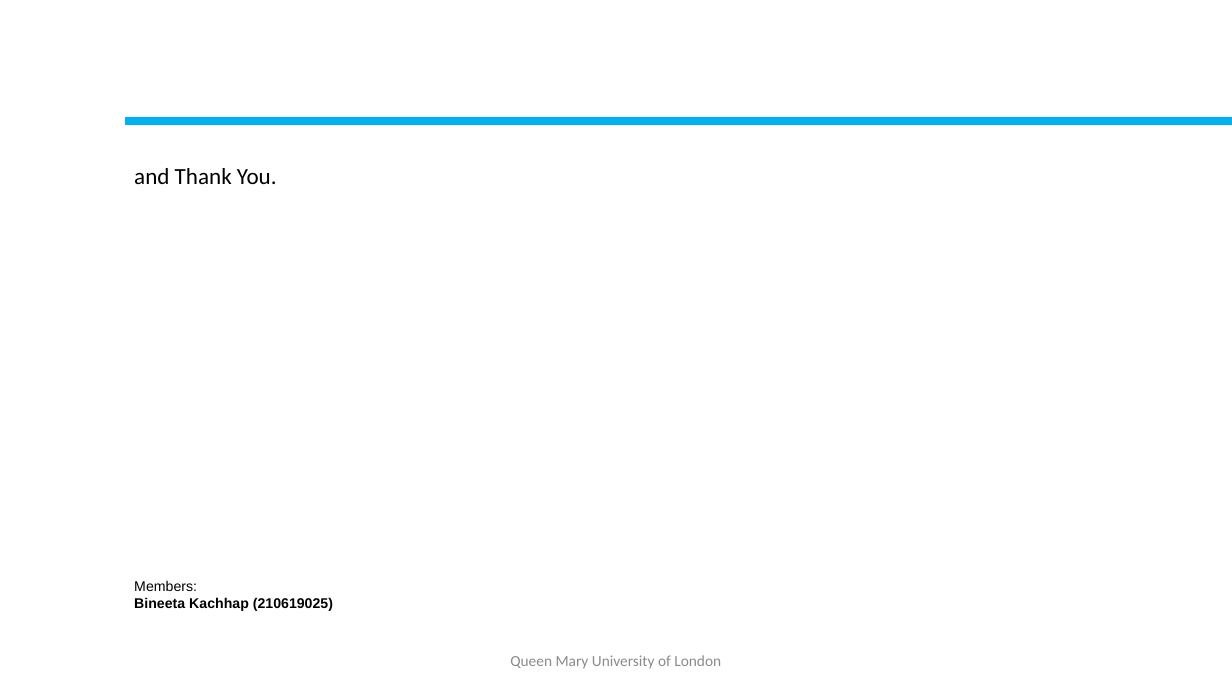
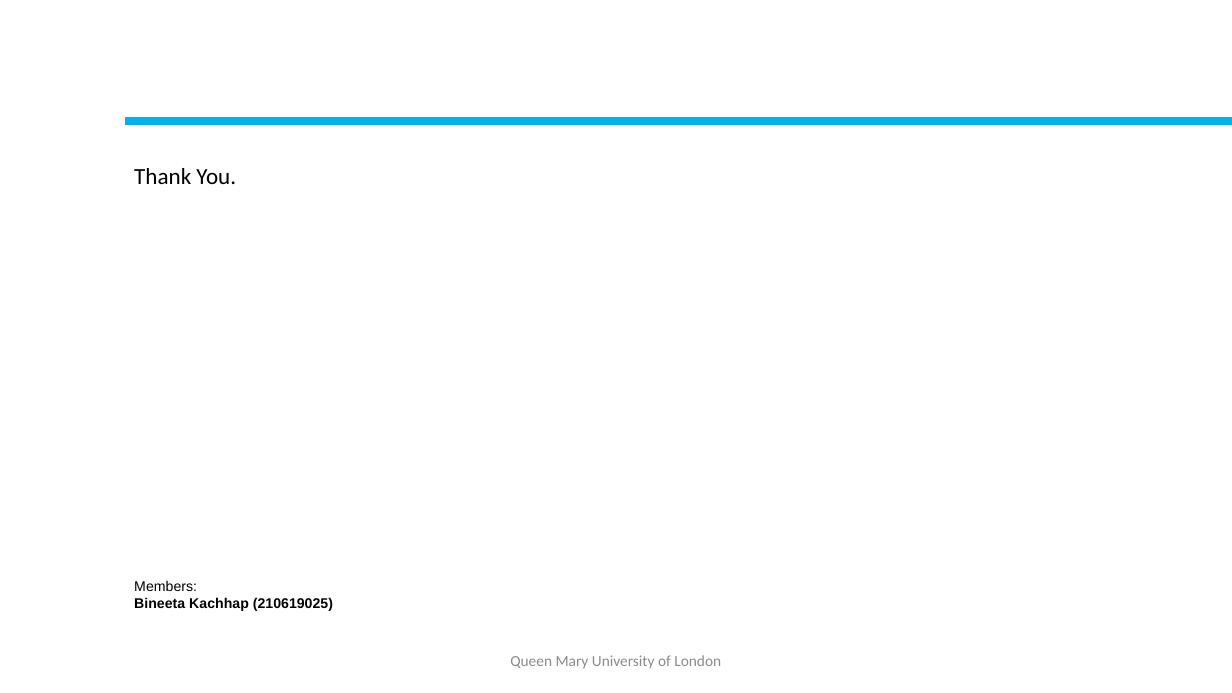
Before and after one commit to bineeta-maker/SearchEngineProject, a slide deck: slide 11 of data/Group51_Assg3_SearchEngineImpl.pptx (slide 10 before the commit). Drawn at 1232x693 pixels with LibreOffice and Linux fonts; fonts in the diff are those of the drawing. Boxes give left, top, right and bottom in pixels: in the first picture for what was removed or moved away, otherwise in the second. Text is boxed around its words. In the diff, an @@ line names an element or a change of style, - is before the commit and + after.

```diff
--- a/data/Group51_Assg3_SearchEngineImpl.pptx
+++ b/data/Group51_Assg3_SearchEngineImpl.pptx
@@ text at (134, 168, 236, 184): text changed @@
-and Thank You.
+Thank You.
```
Also in this commit, not shown: 2 other slides changed, 1 slide added, 1 other file.
